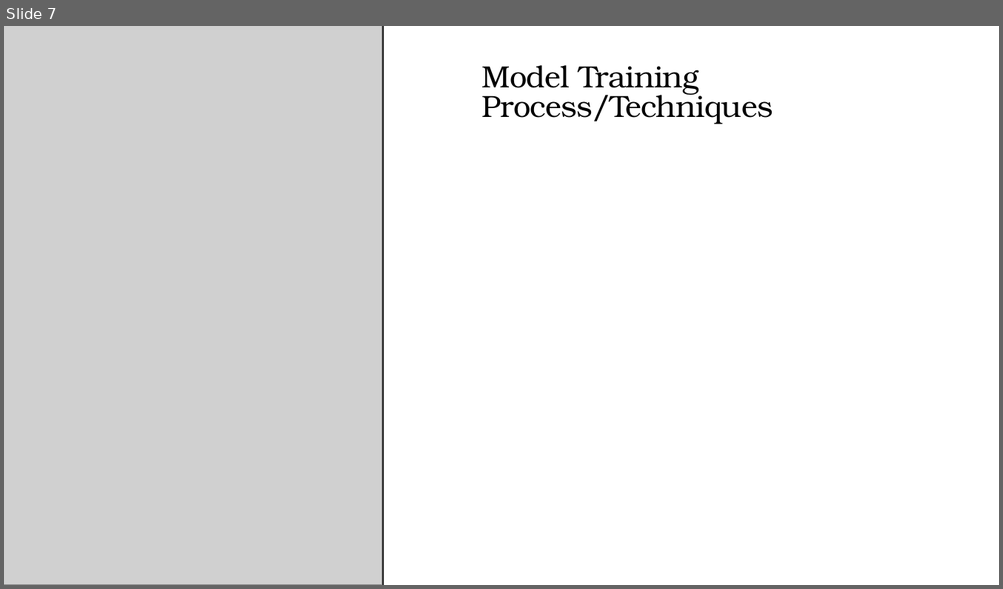
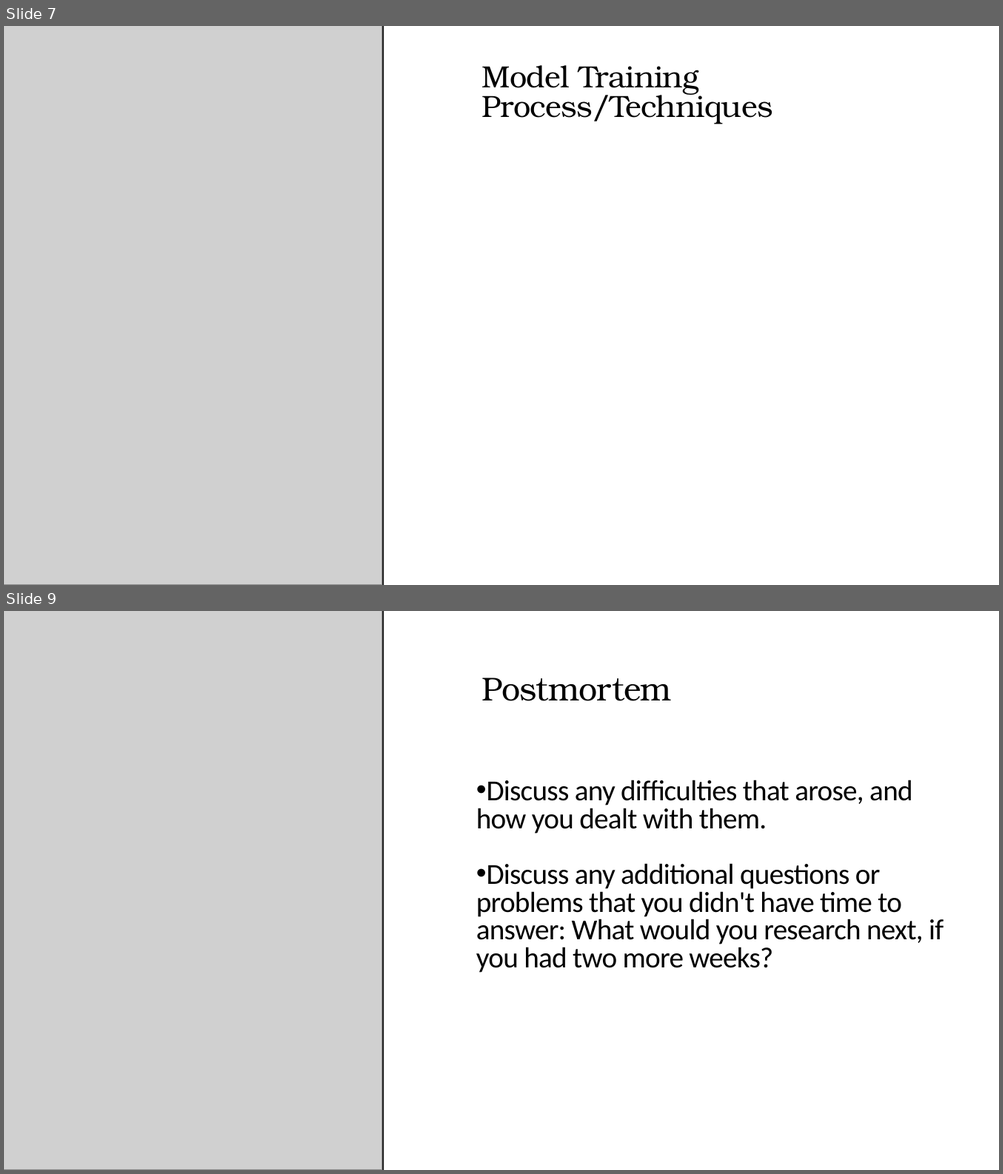
Before and after one commit to you915/Sentiment-Analysis-of-Twitter-Data-for-predicting-Apple-stock-price, a slide deck: Project 2 - Group 4.pptx. Shown one above the other, each under a label of ours: slide 7 before the commit, slides 7 and 9 after it; the slides between them are not shown. The pictures are 1003x589 and 1003x1174 pixels, drawn with LibreOffice and Linux fonts; fonts in the diff are those of the drawing; grey boxes stand for pictures. Boxes give left, top, right and bottom in pixels: in the first picture for what was removed or moved away, otherwise in the second. Text is boxed around its words. In the diff, an @@ line names an element or a change of style, - is before the commit and + after.

```diff
--- a/Project 2 - Group 4.pptx
+++ b/Project 2 - Group 4.pptx
@@ slide 9 added at (4, 611, 999, 1170), background #FFFFFF; not listed: 1 template element that a slide beside it also shows @@
@@ picture added at (4, 611, 382, 1170) @@
@@ text added at (482, 678, 671, 701), 32 pt, text #000000 @@
+Postmortem
@@ text added at (476, 780, 943, 973), 28 pt, text #000000 @@
+• Discuss any difficulties that arose, and how you dealt with them.
+• Discuss any additional questions or problems that you didn't have time to answer: What would you research next, if you had two more weeks?
```
Also in this commit, not shown: 2 slides changed, 2 other slides added, 2 slides removed, 1 other file.
